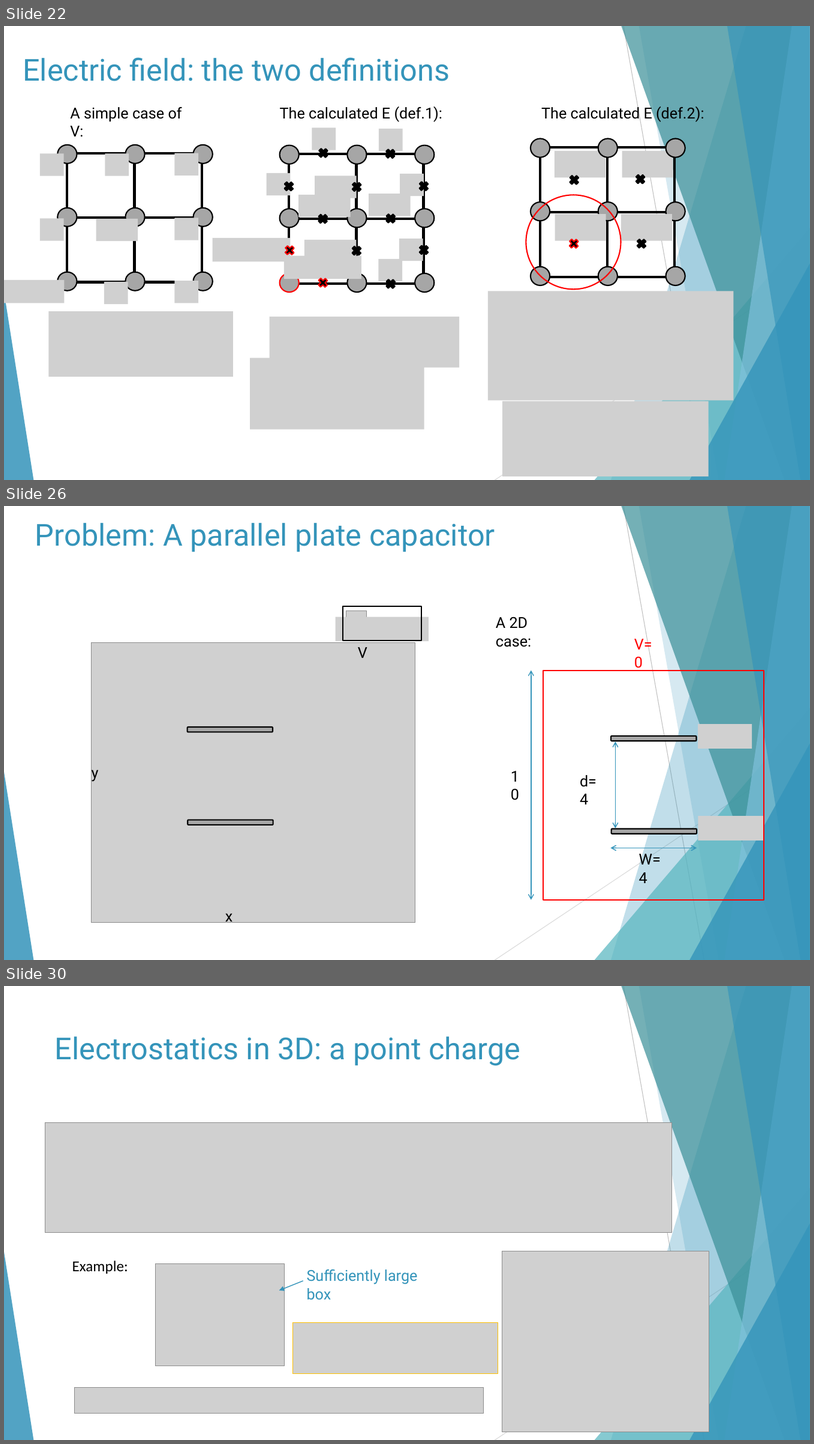
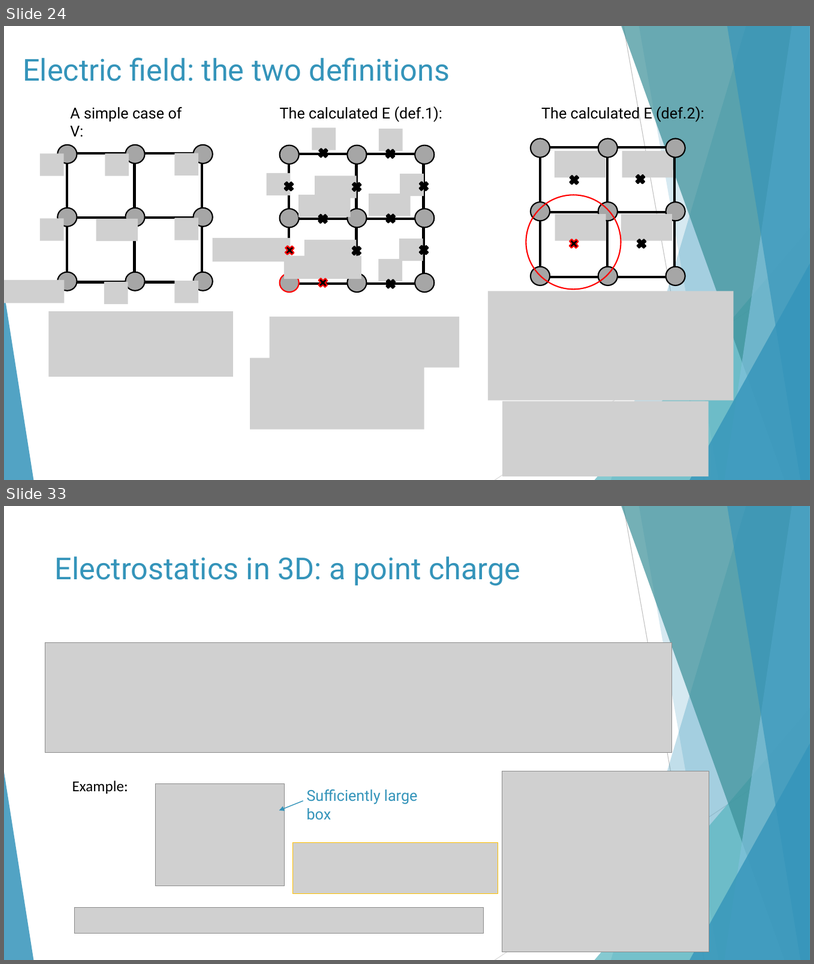
Before and after one commit to Wayne-4415/-, a slide deck: Partial differential equations (PDEs) 2021.pptx. Shown one above the other, each under a label of ours: slides 22, 26 and 30 before the commit, slides 24 and 33 after it; the slides between them are not shown. The pictures are 814x1444 and 814x964 pixels, drawn with LibreOffice and Linux fonts; fonts in the diff are those of the drawing; grey boxes stand for pictures. Boxes give left, top, right and bottom in pixels: in the first picture for what was removed or moved away, otherwise in the second. Text is boxed around its words. In the diff, an @@ line names an element or a change of style, - is before the commit and + after.

```diff
--- a/Partial differential equations (PDEs) 2021.pptx
+++ b/Partial differential equations (PDEs) 2021.pptx
@@ slide 26 removed at [4,506,810,960], background #FFFFFF; not listed: 10 template elements that a slide beside it also shows @@
@@ title removed at [35,523,495,552] @@
-Problem: A parallel plate capacitor
@@ group removed at [496,617,764,900]: 5 texts, 3 double arrows, 2 rounded rectangles, 2 pictures, 1 rectangle @@
-A 2D case:
-d=4
-W=4
-V=0
-10
@@ group removed at [79,594,432,942]: 3 pictures, 3 texts, 2 rectangles, 2 rounded rectangles @@
-V
-x
-y
@@ what was slide 22 is now slide 24 @@
@@ what was slide 30 is now slide 33 @@
```
Also in this commit, not shown: 14 slides changed, 6 slides added, 4 other slides removed, 1 other file.
